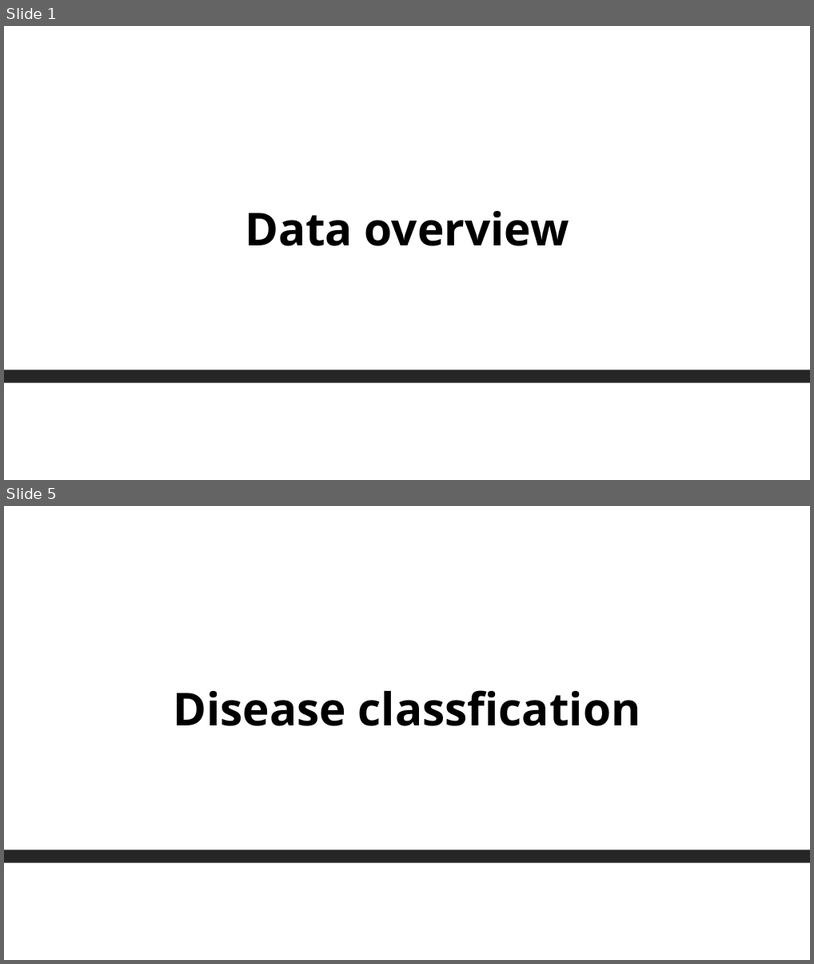
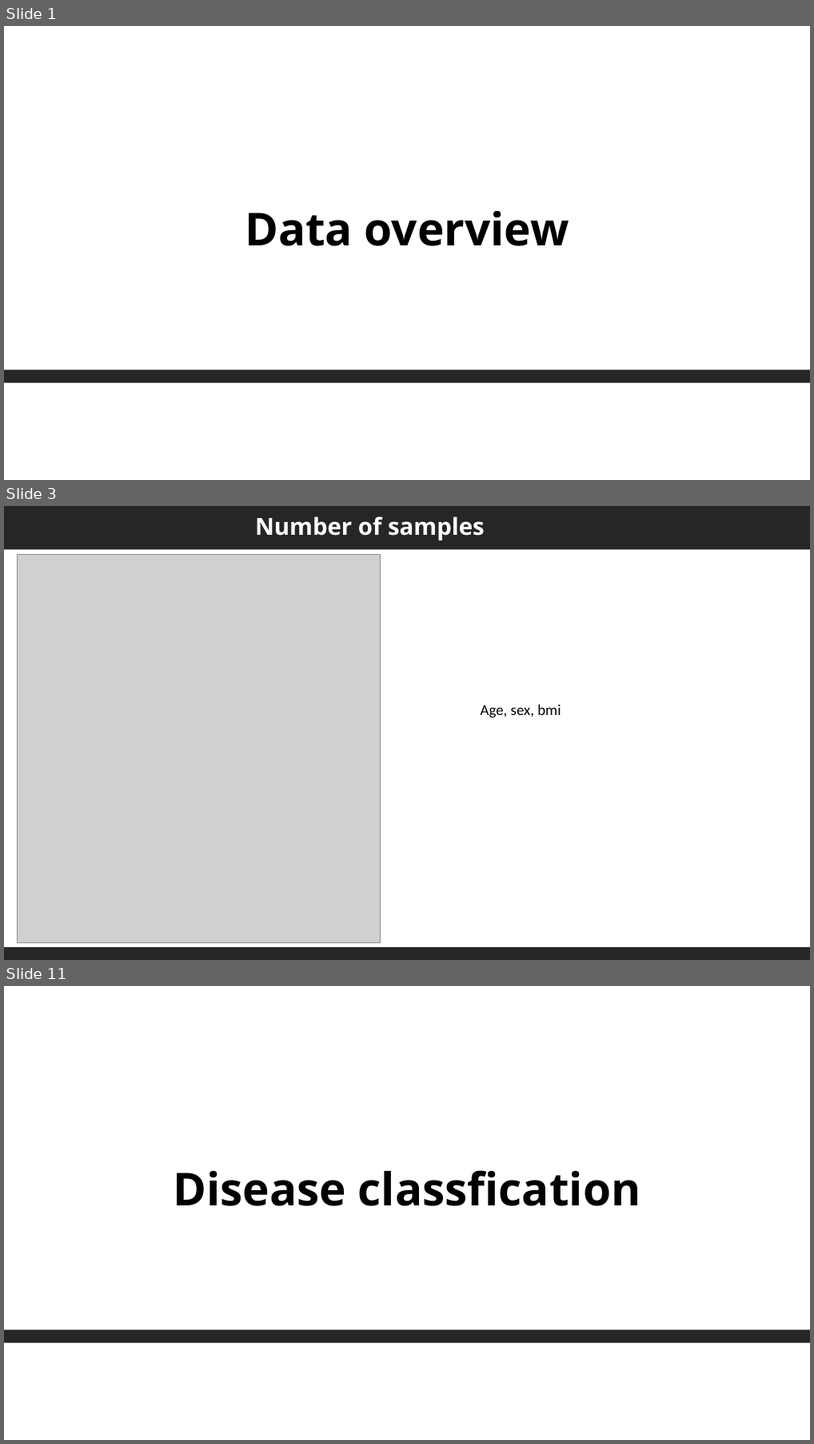
Before and after one commit to buenoalvezm/olink-somalogic-exploration, a slide deck: doc/20250915_Olink_Soma.pptx. Shown one above the other, each under a label of ours: slides 1 and 5 before the commit, slides 1, 3 and 11 after it; the slides between them are not shown. The pictures are 814x964 and 814x1444 pixels, drawn with LibreOffice and Linux fonts; fonts in the diff are those of the drawing; grey boxes stand for pictures; background and template pictures are left out. Boxes give left, top, right and bottom in pixels: in the first picture for what was removed or moved away, otherwise in the second. Text is boxed around its words. In the diff, an @@ line names an element or a change of style, - is before the commit and + after.

Commit message:
parameters to report and add plot number samples

```diff
--- a/doc/20250915_Olink_Soma.pptx
+++ b/doc/20250915_Olink_Soma.pptx
@@ slide 3 added at (4,506,810,960), background #FFFFFF @@
@@ rectangle added at (4,506,810,549), fill #262626 @@
@@ title added at (255,516,485,540), 28 pt, text #FFFFFF, bold @@
+Number of samples
@@ picture added at (17,555,380,943) @@
@@ text added at (481,704,561,718), 18 pt, text #000000 @@
+Age, sex, bmi
@@ rectangle added at (4,947,810,960), fill #262626 @@
@@ what was slide 5 is now slide 11 @@
```
Also in this commit, not shown: 3 slides changed, 5 other slides added, 5 other files.
